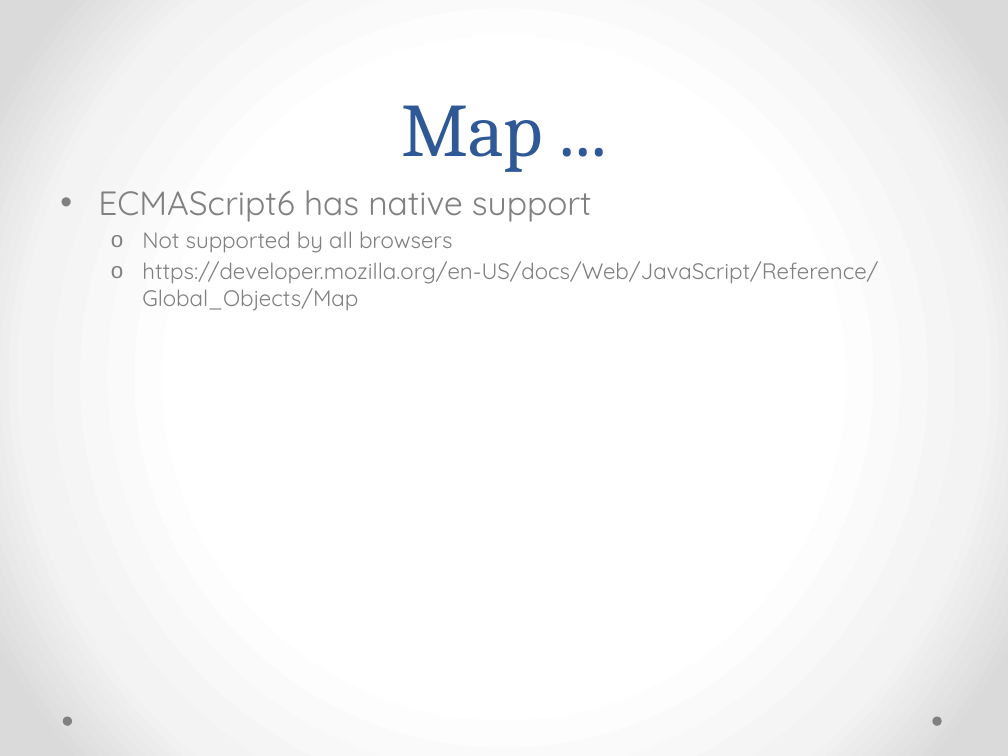
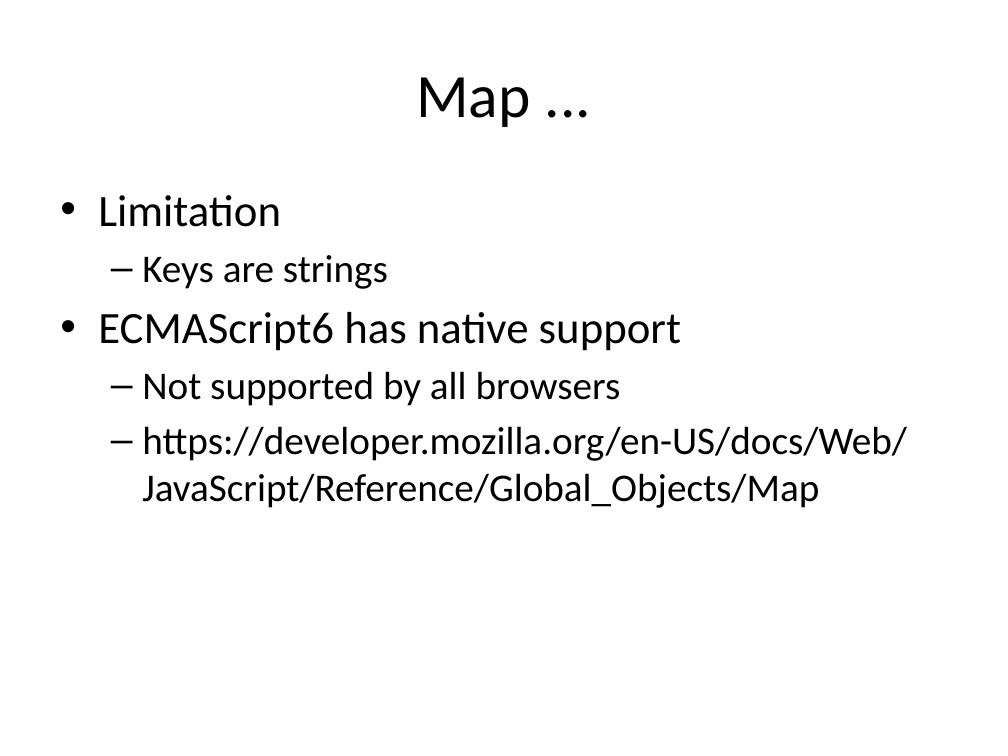
Before and after one commit to rajeshcs/jstalk, a slide deck: slide 11 of JavascriptDS.pptx. Drawn at 1008x756 pixels with LibreOffice and Linux fonts; fonts in the diff are those of the drawing. Boxes give left, top, right and bottom in pixels: in the first picture for what was removed or moved away, otherwise in the second. Text is boxed around its words. In the diff, an @@ line names an element or a change of style, - is before the commit and + after.

```diff
--- a/JavascriptDS.pptx
+++ b/JavascriptDS.pptx
@@ background gradient #FFFFFF to #F4F4F4 to #DADADA to #FFFFFF @@
@@ title "Map ...": place and size @@
-title "Map ..." at (401,105,543,172)
+title "Map ..." at (416,77,530,127)
@@ title "Map ..." at (416,77,530,127): size 54 to 44 pt, font Cambria to Calibri, text colour #2F5897 to #000000; line spacing 58pt to 1; vertical alignment bottom to middle @@
@@ text at (98,195,388,289): paragraphs added @@
+• Limitation
+  – Keys are strings
@@ text at (98,312,907,508): size 24 to 32 pt in "ECMAScript6 has native support"; font Quicksand to Calibri, text colour #808080 to #000000 in "ECMAScript6 has native support", "Not supported by all browsers", "https://developer.mozilla.org/en-US/docs/Web/JavaScript/Refe ..."; size 16 to 28 pt in "Not supported by all browsers", "https://developer.mozilla.org/en-US/docs/Web/JavaScript/Refe ..."; more space between paragraphs; bullet o to – @@
@@ ellipse removed at (62,717,72,726) @@
@@ ellipse removed at (932,717,941,726) @@
```
Also in this commit, not shown: 20 other slides changed, 7 slides added.
